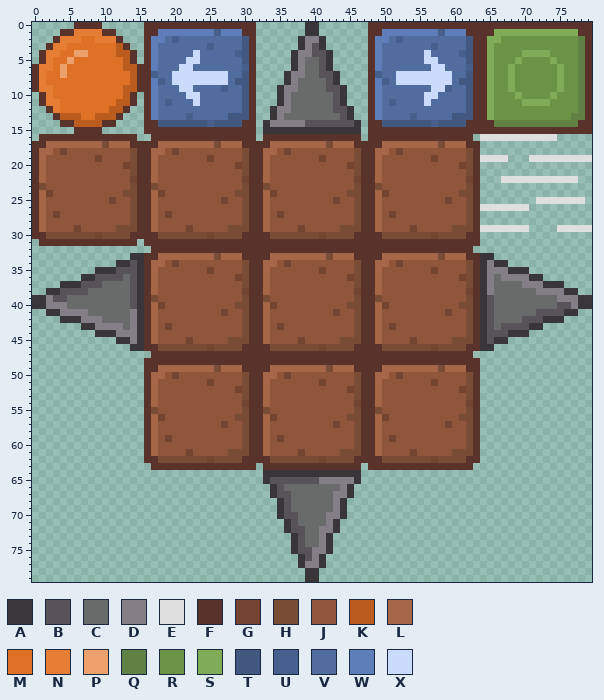
File history of a sprite sheet, assets/tileset.png. That is the earlier state.
The file is 80x80 pixels.
Palette (. is transparent): A #383639  B #575359  C #696a6a  D #847e87  E #dfdfdf  F #59322b  G #73442f  H #794c36  J #8f563b  K #b95c1d  L #a66648  M #df7126  N #e67d35  P #eca16d  Q #618044  R #6b9346  S #80ac57  T #435880  U #475f8c  V #516c9f  W #5e7eb9  X #cbdbfc
Pixels before (only the part around the change), first column x 0:
 0 ......FFFF......FFFFFFFFFFFFFFFF...
 1 ....FFNNNNFF....FFWWWWWWWWUWWWFF...
 2 ...FNNNMMNNNF...FWWVUVVVVVVVVVTF...
 3 ..FNNMMMMMMMKF..FWVVVVVVVUVVVVTF...
 4 .FNNMMPPMMMMKKF.FWVVVVVXVVVVVUTF...
 5 .FNMMPMMMMMMMKF.FWVVVVXXVVVVVVTF...
 6 FNNMPMMMMMMMMKKFFWVVVXXVVVVVVVUF...
 7 FNMMPMMMMMMMMMKFFUVVXXXXXXXXVVTF...
 8 FNMMMMMMMMMMMMKFFWUVXXXXXXXXVTTF...
 9 FNNMMMMMMMMMMKKFFWVVVXXVVVVUVVTF...
10 .FNMMMMMMMMMMKF.FWVVVVXXVVVVVVTF...
11 .FNNMMMMMMMMKKF.FWVUVVVXVVVVVVTF...
12 ..FNMMMMMMMKKF..FWVVVVVVVVVVVVTF..A
13 ...FKKKMMKKKF...FWVVVVUVVVVVTTTF..A
14 ....FFKKKKFF....FFTTTTTTTUTTTTFF.AD
15 ......FFFF......FFFFFFFFFFFFFFFF.AA
16 .FFFFFFFFFFFFFF..FFFFFFFFFFFFFFF.FF
17 FFLLLLLLLLHLLLFFFFLLLLLLLLHLLLFFFFL
18 FLLJGJJJJJJJJJHFFLLJGJJJJJJJJJHFFLL
19 FLJJJJJJJGJJJJHFFLJJJJJJJGJJJJHFFLJ
20 FLJJJJJJJJJJJGHFFLJJJJJJJJJJJGHFFLJ
21 FLJJJJJJJJJJJJHFFLJJJJJJJJJJJJHFFLJ
22 FLJJJJJJJJJJJJGFFLJJJJJJJJJJJJGFFLJ
23 FHJJJJJJJJJJJJHFFHJJJJJJJJJJJJHFFHJ
24 FLGJJJJJJJJJJHHFFLGJJJJJJJJJJHHFFLG
25 FLJJJJJJJJJGJJHFFLJJJJJJJJJGJJHFFLJ
26 FLJJJJJJJJJJJJHFFLJJJJJJJJJJJJHFFLJ
27 FLJGJJJJJJJJJJHFFLJGJJJJJJJJJJHFFLJ
28 FLJJJJJJJJJJJJHFFLJJJJJJJJJJJJHFFLJ
29 FLJJJJGJJJJJHHHFFLJJJJGJJJJJHHHFFLJ
30 FFHHHHHHHGHHHHFFFFHHHHHHHGHHHHFFFFH
31 .FFFFFFFFFFFFFF.FFFFFFFFFFFFFFFFFFF
32 .................FFFFFFFFFFFFFFFFFF
33 ..............AAFFLLLLLLLLHLLLFFFFL
34 ............AABAFLLJGJJJJJJJJJHFFLL
35 .........AAABBBAFLJJJJJJJGJJJJHFFLJ
36 .......AABBBBCBAFLJJJJJJJJJJJGHFFLJ
37 ....AAABBBCCCCBAFLJJJJJJJJJJJJHFFLJ
38 ..AABBBBCCCCCCBAFLJJJJJJJJJJJJGFFLJ
39 AADBBCCCCCCCCCBAFHJJJJJJJJJJJJHFFHJ
40 AADDDCCCCCCCCCBAFLGJJJJJJJJJJHHFFLG
41 ..AADDDDCCCCCCDAFLJJJJJJJJJGJJHFFLJ
42 ....AAADDDCCCCDAFLJJJJJJJJJJJJHFFLJ
43 .......AADDDDCDAFLJGJJJJJJJJJJHFFLJ
44 .........AAADDDAFLJJJJJJJJJJJJHFFLJ
45 ............AADAFLJJJJGJJJJJHHHFFLJ
46 ..............AAFFHHHHHHHGHHHHFFFFH
47 .................FFFFFFFFFFFFFFFFFF
48 ................FFFFFFFFFFFFFFFFFFF
49 ................FFLLLLLLLLHLLLFFFFL
50 ................FLLJGJJJJJJJJJHFFLL
51 ................FLJJJJJJJGJJJJHFFLJ
52 ................FLJJJJJJJJJJJGHFFLJ
53 ................FLJJJJJJJJJJJJHFFLJ
54 ................FLJJJJJJJJJJJJGFFLJ
55 ................FHJJJJJJJJJJJJHFFHJ
56 ................FLGJJJJJJJJJJHHFFLG
57 ................FLJJJJJJJJJGJJHFFLJ
58 ................FLJJJJJJJJJJJJHFFLJ
59 ................FLJGJJJJJJJJJJHFFLJ
60 ................FLJJJJJJJJJJJJHFFLJ
61 ................FLJJJJGJJJJJHHHFFLJ
62 ................FFHHHHHHHGHHHHFFFFH
63 .................FFFFFFFFFFFFFFF.FF
64 .................................AA
65 .................................AB
66 ..................................A
67 ..................................A
68 ...................................
69 ...................................
70 ...................................
71 ...................................
72 ...................................
73 ...................................
74 ...................................
75 ...................................
76 ...................................
77 ...................................
78 ...................................
79 ...................................
Now the later version:
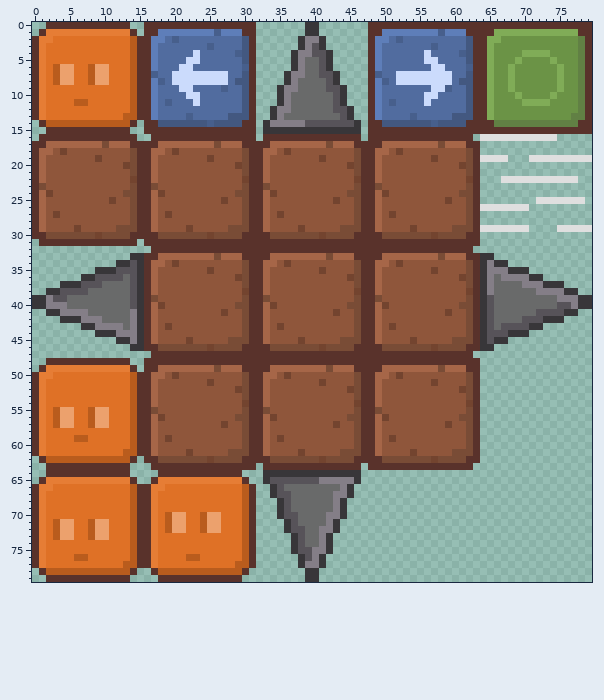
Edits made:
Changed rows in their new state; - is an unchanged pixel.
first column x 0:
 0 --FFFF----FFFF--
 1 -FNNNN----NNNNF-
 2 FNNMMMM--MMMMMKF
 3 FNMMM-------MMKF
 4 FNMM--MM----MMKF
 5 FNM--M-------MKF
 6 --MK-P--KPP--M--
 7 ---K-P--KPP-----
 8 ---KPP--KPP-----
 9 --M----------M--
10 FNM----------MKF
11 FNMM--KK----MMKF
12 FNMM-------MMMKF
13 FNMMMMM--MMMMKKF
14 -FKKKK----KKKKF-
15 --FFFF----FFFF--
first column x 0:
48 --FFFFFFFFFFFF------------------
49 -FNNNNNNNNNNNNF-----------------
50 FNNMMMMMMMMMMMKF----------------
51 FNMMMMMMMMMMMMKF----------------
52 FNMMMMMMMMMMMMKF----------------
53 FNMMMMMMMMMMMMKF----------------
54 FNMMMMMMMMMMMMKF----------------
55 FNMKPPMMKPPMMMKF----------------
56 FNMKPPMMKPPMMMKF----------------
57 FNMKPPMMKPPMMMKF----------------
58 FNMMMMMMMMMMMMKF----------------
59 FNMMMMKKMMMMMMKF----------------
60 FNMMMMMMMMMMMMKF----------------
61 FNMMMMMMMMMMMKKF----------------
62 -FKKKKKKKKKKKKF-----------------
63 --FFFFFFFFFFFF------------------
64 --FFFFFFFFFFFF----FFFFFFFFFFFF--
65 -FNNNNNNNNNNNNF--FNNNNNNNNNNNNF-
66 FNNMMMMMMMMMMMKFFNNMMMMMMMMMMMKF
67 FNMMMMMMMMMMMMKFFNMMMMMMMMMMMMKF
68 FNMMMMMMMMMMMMKFFNMMMMMMMMMMMMKF
69 FNMMMMMMMMMMMMKFFNMMMMMMMMMMMMKF
70 FNMMMMMMMMMMMMKFFNMKPPMMKPPMMMKF
71 FNMKPPMMKPPMMMKFFNMKPPMMKPPMMMKF
72 FNMKPPMMKPPMMMKFFNMKPPMMKPPMMMKF
73 FNMKPPMMKPPMMMKFFNMMMMMMMMMMMMKF
74 FNMMMMMMMMMMMMKFFNMMMMMMMMMMMMKF
75 FNMMMMMMMMMMMMKFFNMMMMMMMMMMMMKF
76 FNMMMMKKMMMMMMKFFNMMMMKKMMMMMMKF
77 FNMMMMMMMMMMMKKFFNMMMMMMMMMMMKKF
78 -FKKKKKKKKKKKKF--FKKKKKKKKKKKKF-
79 --FFFFFFFFFFFF----FFFFFFFFFFFF--
